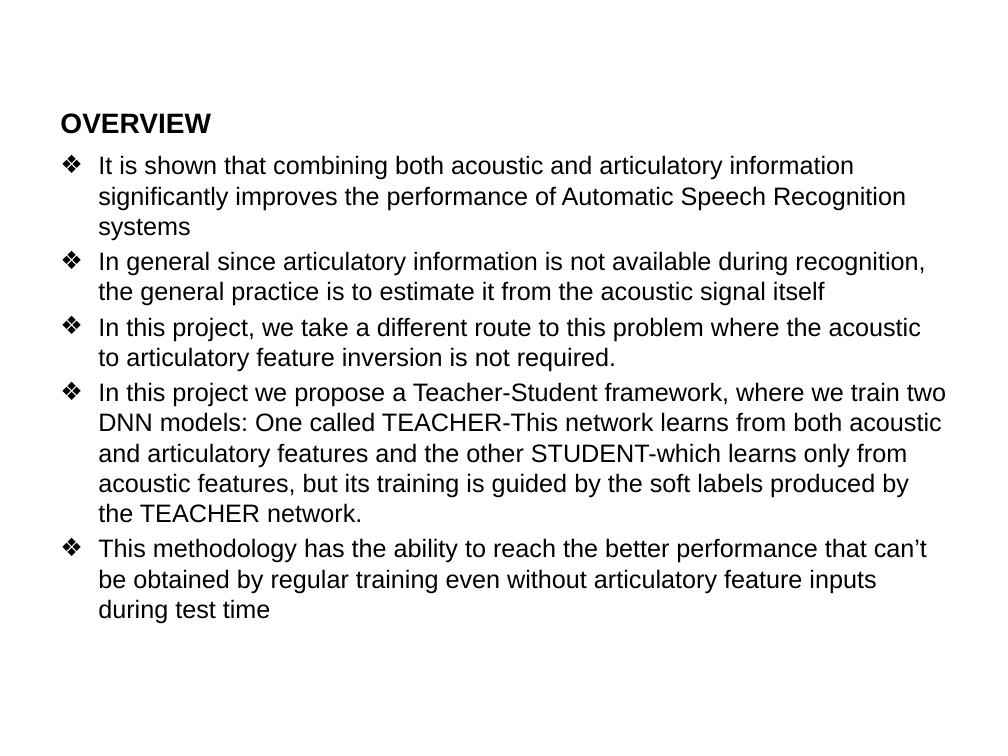
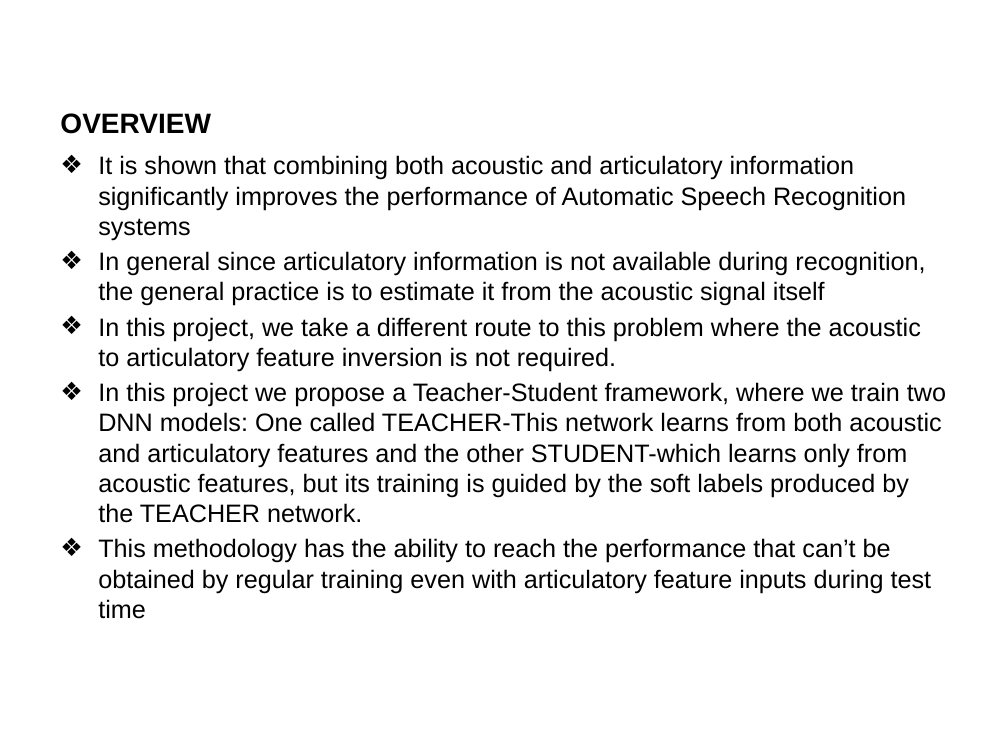
Before and after one commit to Shreyanand/neural_project, a slide deck: slide 3 of NEURAL NETWORKS FINAL PROJECT PRESENTATION.pptx. Drawn at 1008x756 pixels with LibreOffice and Linux fonts; fonts in the diff are those of the drawing; background and template pictures are left out. Boxes give left, top, right and bottom in pixels: in the first picture for what was removed or moved away, otherwise in the second. Text is boxed around its words. In the diff, an @@ line names an element or a change of style, - is before the commit and + after.

```diff
--- a/NEURAL NETWORKS FINAL PROJECT PRESENTATION.pptx
+++ b/NEURAL NETWORKS FINAL PROJECT PRESENTATION.pptx
@@ text at [98,538,932,619]: text changed @@
-❖ This methodology has the ability to reach the better performance that can’t be obtained by regular training even without articulatory feature inputs during test time
+❖ This methodology has the ability to reach the performance that can’t be obtained by regular training even with articulatory feature inputs during test time
```
Also in this commit, not shown: 3 other slides changed.
